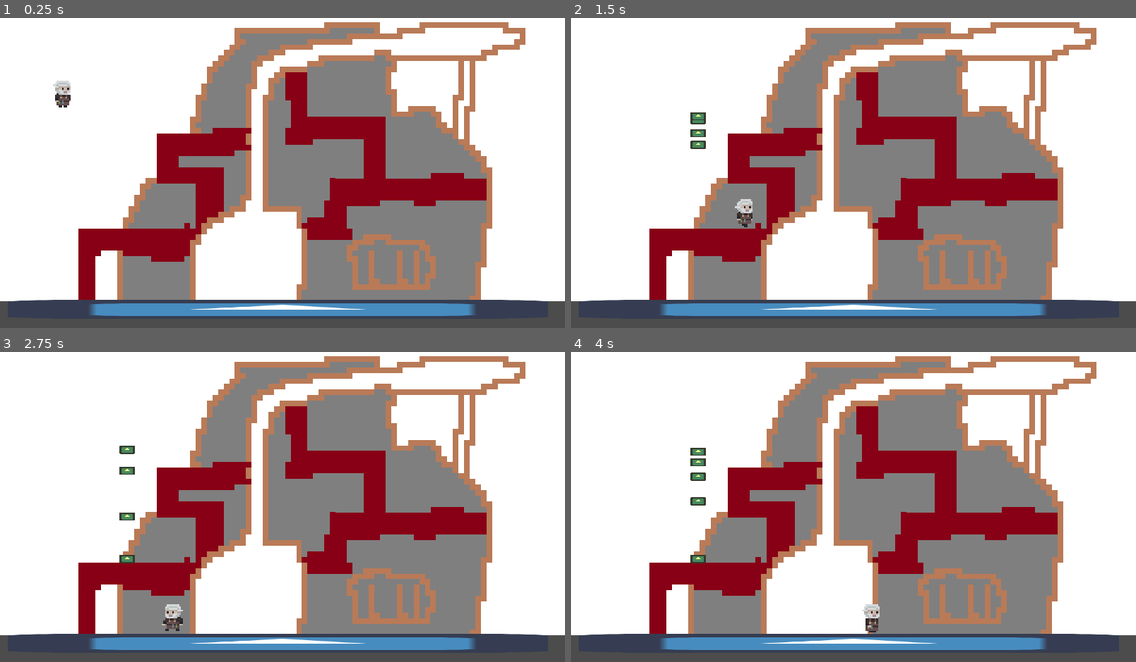
Above: before the commit, frames 1-4 (two rows, left to right).
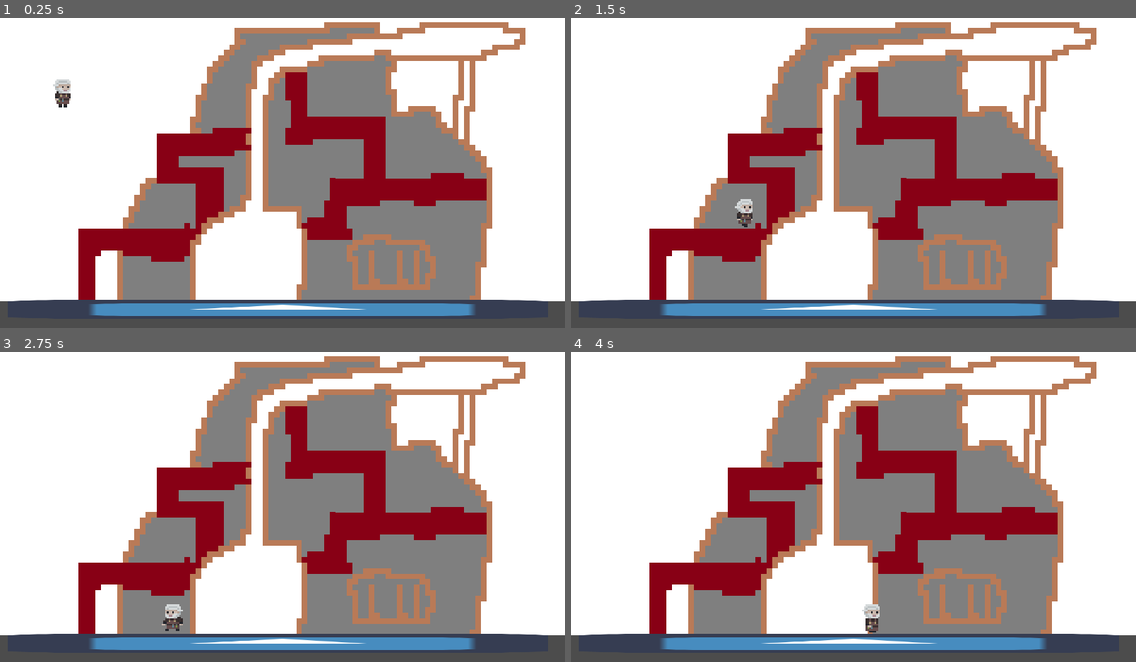
Above: after the commit, the same moments.

Repository: DerGernTod/minijam85
Game: Godot game, scene res://Main.tscn
The game is run twice, just before and just after one commit, with the same random seed, the same clock (stepped at 60 frames per second) and the same inputs. The engine's default icon, where the game draws it, is replaced by a stand-in: a white triangle on a blue panel in a dark square.
Inputs:
- Up to frame 1 (0.25 s): no input
- Up to frame 2 (1.5 s): tap Enter (ui_accept) at 0.5, 0.6, 0.77, 1.07 s; hold Right (ui_right) from 0.53 s (still down); tap W (interact) at 1.35 s
- Up to frame 3 (2.75 s): tap Enter (ui_accept) at 1.52, 1.55, 1.82, 2.3 s; release Right (ui_right) at 2.03 s; hold Left (ui_left) from 2.03 s (still down); tap Q (shoot) at 2.1 s
- Up to frame 4 (4 s): release Left (ui_left) at 2.78 s; hold Right (ui_right) from 2.78 s (still down); tap Enter (ui_accept) at 2.85, 3.02, 3.32, 3.77, 3.8 s; tap W (interact) at 3.6 s

The runs differ from the first frame. In frame 1, 0.2% of the frame differs, in the area x 9-13%, y 19-29%; in frame 2, 0.2%; in frame 3, 0.3%; in frame 4, 0.4%, in the area x 21-24%, y 30-69%.

Commit message:
globals, gold timer

Diff:
--- a/Globals.gd
+++ b/Globals.gd
@@ -1,15 +1,3 @@
 extends Node
 
-# Declare member variables here. Examples:
-# var a: int = 2
-# var b: String = "text"
-
-
-# Called when the node enters the scene tree for the first time.
-func _ready() -> void:
-	pass # Replace with function body.
-
-
-# Called every frame. 'delta' is the elapsed time since the previous frame.
-#func _process(delta: float) -> void:
-#	pass
+const TIMER_DURATION = 10.0
--- a/clock/Clock.gd
+++ b/clock/Clock.gd
@@ -2,7 +2,7 @@
 
 signal timeout
 
-const MAX_TIME = 10.0
+const MAX_TIME = Globals.TIMER_DURATION
 
 var current_time = MAX_TIME
 
--- a/machine/Machine.gd
+++ b/machine/Machine.gd
@@ -2,22 +2,16 @@
 
 onready var gold_spawn_location = $GoldSpawnLocation
 onready var gold_scene = preload("res://gold_bar/GoldBar.tscn")
-
-# Declare member variables here. Examples:
-# var a: int = 2
-# var b: String = "text"
+onready var gold_timer = $GoldTimer
 
 
-# Called when the node enters the scene tree for the first time.
 func _ready() -> void:
-	pass # Replace with function body.
+	gold_timer.wait_time = Globals.TIMER_DURATION
+	gold_timer.connect("timeout", self, "_spawn_gold")
 
-func _process(delta: float) -> void:
-	if Input.is_action_just_pressed("ui_accept"):
-		var gold = gold_scene.instance()
-		add_child(gold)
-		gold.position = gold_spawn_location.position
 
-# Called every frame. 'delta' is the elapsed time since the previous frame.
-#func _process(delta: float) -> void:
-#	pass
+func _spawn_gold() -> void:
+	print("trying to spawn gold")
+	var gold = gold_scene.instance()
+	add_child(gold)
+	gold.position = gold_spawn_location.position
--- a/machine/Machine.tscn
+++ b/machine/Machine.tscn
@@ -79,3 +79,4 @@
 
 [node name="GoldTimer" type="Timer" parent="."]
 wait_time = 60.0
+autostart = true
--- a/player/Player.tscn
+++ b/player/Player.tscn
@@ -19,7 +19,6 @@
 scale = Vector2( 6, 6 )
 frames = ExtResource( 1 )
 animation = "idle"
-frame = 1
 playing = true
 
 [node name="CollisionShape2D" type="CollisionShape2D" parent="."]
